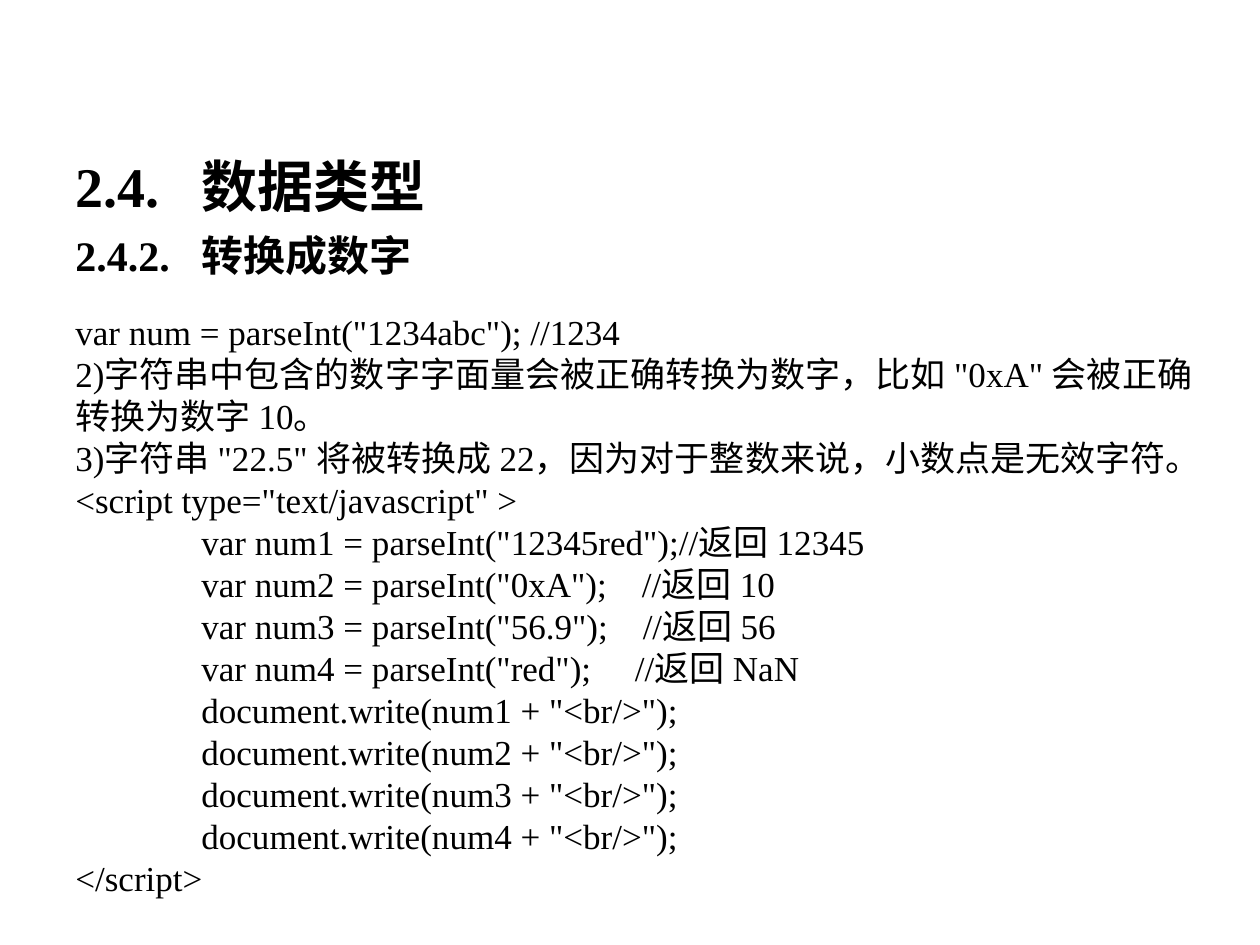
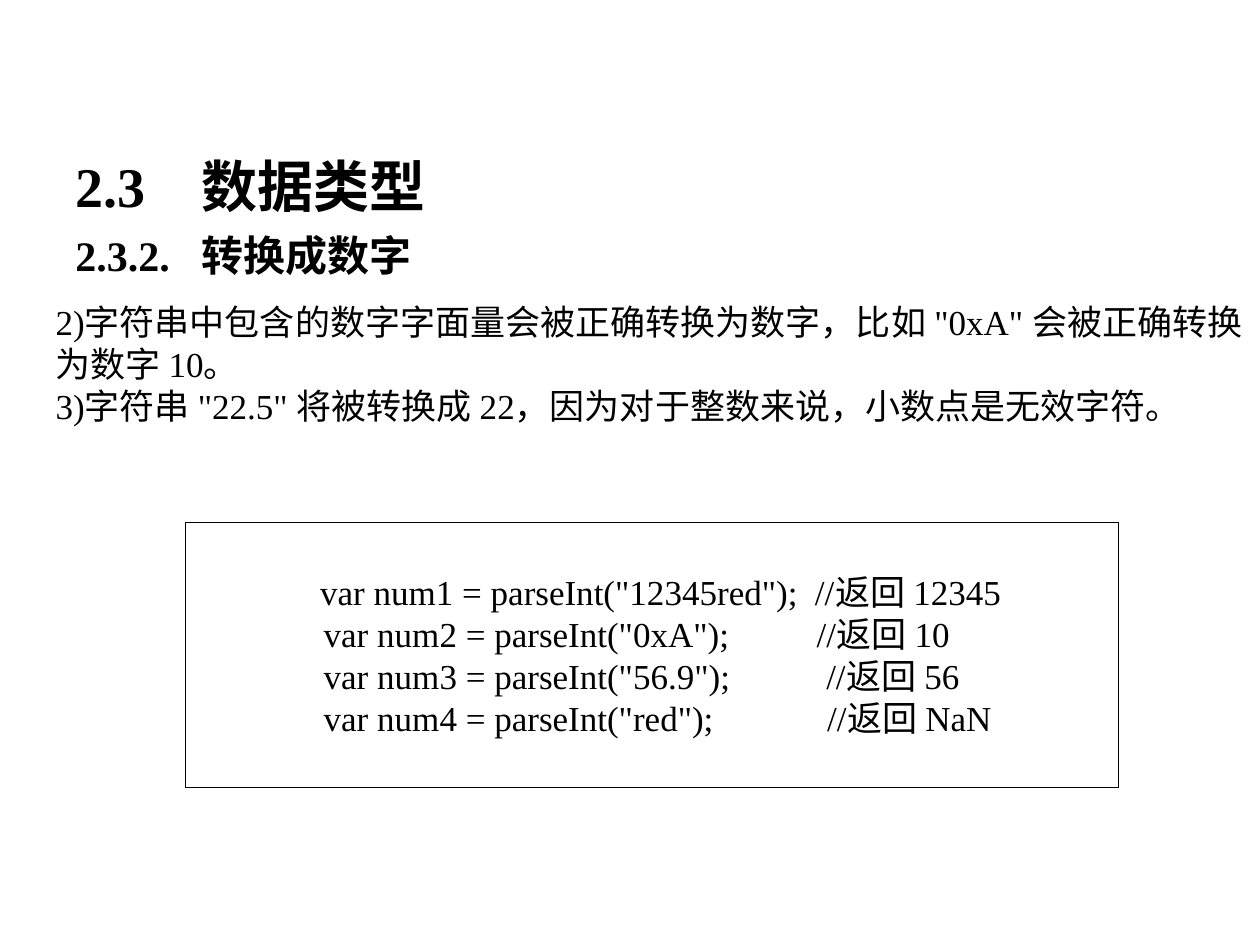
Before and after one commit to bifengganghyt/gitroot, a slide deck: slide 14 of javaweb/【0】front-end/【1】javascript/JavaScript基础.ppt. Drawn at 1260x945 pixels with LibreOffice and Linux fonts; fonts in the diff are those of the drawing; background and template pictures are left out. Boxes give left, top, right and bottom in pixels: in the first picture for what was removed or moved away, otherwise in the second. Text is boxed around its words. In the diff, an @@ line names an element or a change of style, - is before the commit and + after.

```diff
--- a/javaweb/【0】front-end/【1】javascript/JavaScript基础.ppt
+++ b/javaweb/【0】front-end/【1】javascript/JavaScript基础.ppt
@@ text at (75, 159, 425, 275): text changed @@
-2.4. 数据类型
-2.4.2. 转换成数字
+2.3 数据类型
+2.3.2. 转换成数字
@@ text added at (56, 305, 1242, 426), 20 pt, text #000000 @@
+2)字符串中包含的数字字面量会被正确转换为数字，比如 "0xA" 会被正确转换为数字 10。
+3)字符串 "22.5" 将被转换成 22，因为对于整数来说，小数点是无效字符。
@@ rectangle "var num1 = parseInt("12345red"); //返回 ...": place and size @@
-rectangle "var num1 = parseInt("12345red"); //返回 ..." at (75, 320, 1201, 898)
+rectangle "var num1 = parseInt("12345red"); //返回 ..." at (185, 522, 1118, 786)
@@ rectangle "var num1 = parseInt("12345red"); //返回 ..." at (185, 522, 1118, 786): outline none to #000000 0.26 pt @@
@@ text in rectangle at (320, 577, 1001, 612): text changed @@
-var num = parseInt("1234abc"); //1234
-2)字符串中包含的数字字面量会被正确转换为数字，比如 "0xA" 会被正确转换为数字 10。
-3)字符串 "22.5" 将被转换成 22，因为对于整数来说，小数点是无效字符。
-<script type="text/javascript" >
-var num1 = parseInt("12345red");//返回 12345
+var num1 = parseInt("12345red"); //返回 12345
@@ text in rectangle at (75, 698, 677, 898): paragraphs removed @@
-document.write(num1 + "<br/>");
-document.write(num2 + "<br/>");
-document.write(num3 + "<br/>");
-document.write(num4 + "<br/>");
-</script>
```
Also in this commit, not shown: 4 other slides changed, 26 slides added, 13 slides removed, 14 other files.
